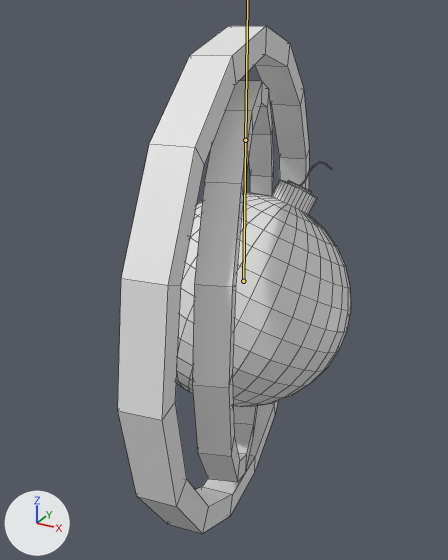
What one commit did to the FBX model Bomberman/Assets/Objects/Strength_power_up.fbx.
Before and after are seen from a camera (50 mm lens) standing at (0.259, -0.512, 0.252) and looking at (-0.018, -0.009, 0.001). The axes (+X, +Y, +Z) are drawn at lower left. The lights are the same throughout. Both versions are drawn at frame 1 of the action 'Armature.002|1312312'; the numbers are the values there. The bones that bend it are drawn over the model as lines. Mesh edges are drawn as thin lines.
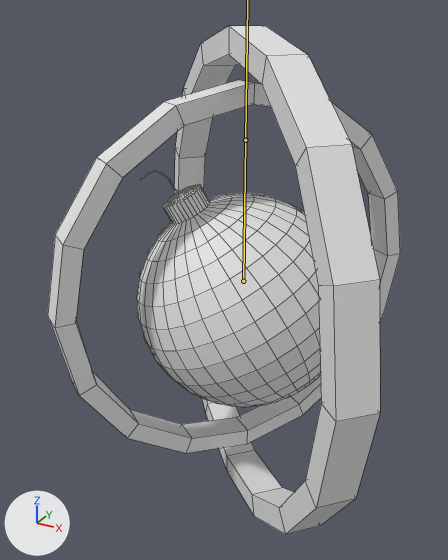
Changed parts and their boxes (x1, y1, x2, y2) in the pictures (448 x 560 px):
'Circle', posed (51% wider)
    before: (118, 26, 351, 534)
    after: (48, 26, 400, 534)

The edits, one by one:
Bone 'OuterCircle' (bone_outercircle) turns from (0, -80, 0) to (0, 136, 0) degrees about its own x, y and z.
Bone 'InnerCircle' (bone_innercircle) turns from (0, 110, 0) to (0, 56, 0) degrees about its own x, y and z.
Bone 'Sphere' (bone_sphere) turns from (0, 55, 0) to (0, -152, 0) degrees about its own x, y and z.
